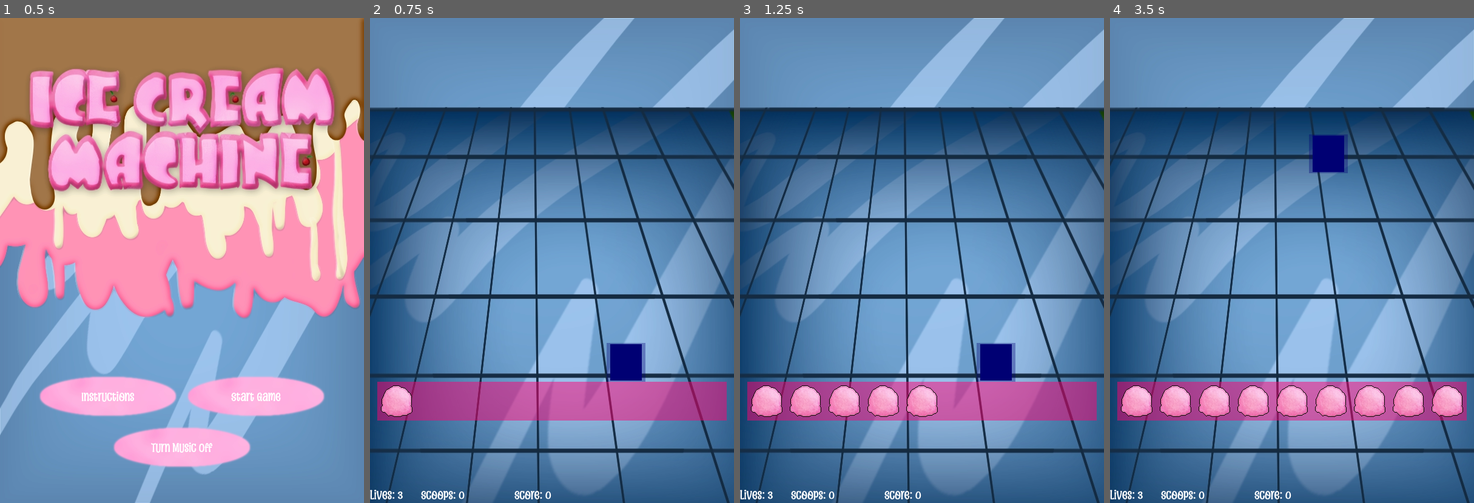
Above: before the commit, frames 1-4 (left to right).
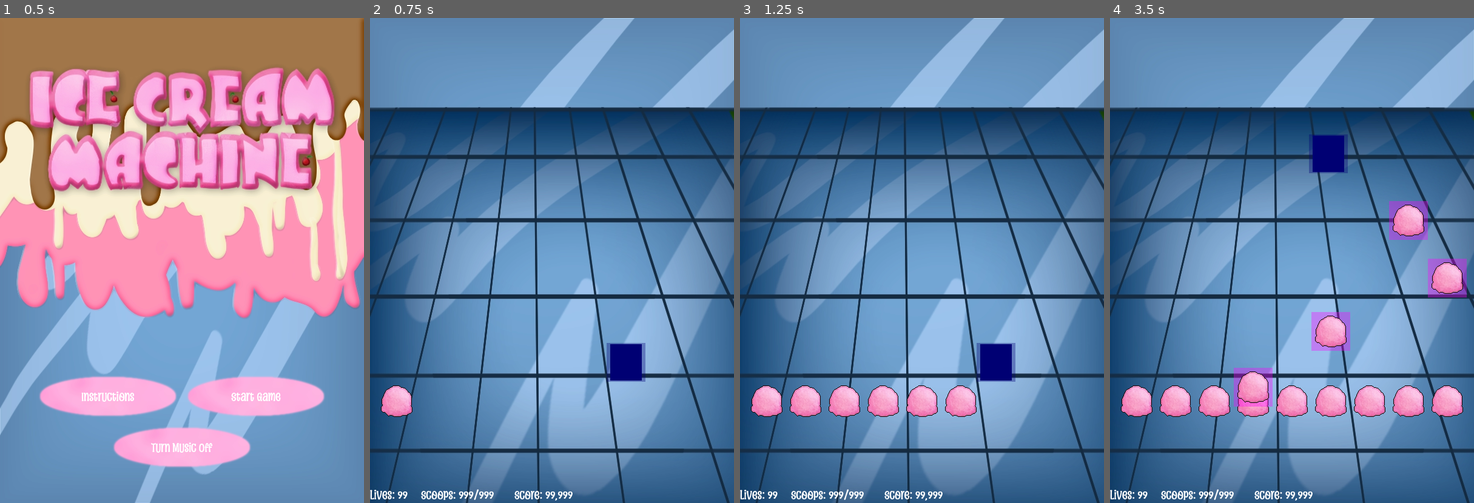
Above: after the commit, the same moments.

Repository: pjpollina/neo-icecream
Game: Godot game, scene res://menus/title.tscn
The game is run twice, just before and just after one commit, with the same random seed, the same clock (stepped at 60 frames per second) and the same inputs. Sound files missing from this copy of the repository are replaced by a short silence.
Inputs (mouse positions are in pixels of both pictures, inside the frame that each line leads up to):
- Up to frame 1 (0.5 s): no input
- Up to frame 2 (0.75 s): click "Start Game" at 0.5 s
- Up to frame 3 (1.25 s): no input
- Up to frame 4 (3.5 s): move the mouse to (1372, 236) at 1.27 s; click (1372, 236) at 1.42 s; tap Enter at 2 s; move the mouse to (1219, 284) at 2.02 s; click (1219, 284) at 2.17 s; move the mouse to (1328, 153) at 2.77 s; click (1328, 153) at 2.92 s

Frame 1 is identical in both runs. In frame 2, 7.4% of the frame differs, in the area x 2-98%, y 75-100%; in frame 3, 5.6%; in frame 4, 6.9%.

Commit message:
First chunk of cleanup done

Diff:
--- a/game/game.gd
+++ b/game/game.gd
@@ -1,9 +1,19 @@
 ## Main game class
 extends Node
 
+const scoop = preload("res://game/objects/scoop.tscn")
+
+## GAME STATE ########################################
+##
 var lives:  int  # The player's life count
 var score:  int  # Current score
 var dodges: int  # Scoops successfully dodged
+##
+## SHOOTER STATE #####################################
+##
+var loading:  int = 0       # State of loader (9 = Done)
+var shooting: bool = false  # Is shooter shooting?
+var last_shot: int = -1     # Most recent firing position
 
 # Initialize the state of the game
 func _ready():
@@ -11,19 +21,12 @@
   score = 0
   dodges = 0
 
-  $StatusMenu/Lives.text = "Lives: %d" % lives
-  $StatusMenu/Score.text = "Score: %d" % score
-  $StatusMenu/Scoops.text = "Scoops: %d" % dodges
-
-func _process(delta):
+func _process(_delta):
   $Player.position = $Player.get_global_mouse_position()
   $Player.translate(Vector2(-32, -32))
   $Player.position.x = clamp($Player.position.x, 0, 600-64)
   $Player.position.y = clamp($Player.position.y, 0, 600-64)
   $BonusPopup/Text.modulate.a = $BonusPopup/Timer.time_left
-
-  if loading: process_loader(delta)
-  else: process_shooter(delta)
 
 # Called when player is hit
 func _on_player_area_entered(area):
@@ -31,13 +34,7 @@
     clear_shots()
     lives -= 1
     Audio.play_sfx("splatter")
-
-    $StatusMenu/Lives.text = "Lives: %d" % lives
-
-    # Trigger a game over when the player is out of lives
-    if(lives < 1):
-      $Shooter.set_process(false)
-      get_tree().change_scene_to_file("res://menus/game_over.tscn")
+    update_status_menu()
 
 # Called after a projectile leaves the screen
 func _on_scoop_outta_here(topping):
@@ -53,87 +50,92 @@
 func _on_timer_timeout():
   $BonusPopup/Timer.stop()
 
+# Remove all shot instances from the holder
+func clear_shots() -> void:
+  for child in $Scoops.get_children():
+    child.queue_free()
+  shooting = false
+  $Shooter/ClearCooldown.start()
+
+## SHOOTER ###########################################
+##
+
+func _on_shot_cooldown_timeout():
+  if !shooting: return
+
+  # Slightly randomize cooldown for next shot
+  $Shooter/ShotCooldown.wait_time = 0.25 + randf_range(-0.5, 0.5)
+
+  # Randomly choose which position to fire from
+  var pos = randi_range(0, 8)
+
+  # Skip firing this cycle if it would repeat the previous position
+  if pos == last_shot:
+    last_shot = -1
+    return
+  else:
+    last_shot = pos
+
+  # Create the shot instance
+  var shot = scoop.instantiate()
+  shot.prepare(1.0, Scoop.Flavor.Strawberry)
+
+  # Put the shot in the right spot
+  shot.position = $Shooter/Positions.get_point_position(pos)
+  shot.translate($Shooter.position)
+
+  # FIRE!!!
+  $Scoops.add_child(shot)
+
+func _on_clear_cooldown_timeout():
+  # Trigger a game over when the player is out of lives
+  if(lives < 1):
+    Audio.play_sfx("ui_popup_show")
+    get_tree().change_scene_to_file("res://menus/game_over.tscn")
+
+  # Otherwise, resume
+  shooting = true
+  $Shooter/ClearCooldown.stop()
+
+## LOADER ############################################
+##
+
+func _on_load_delay_timeout():
+  # Remove the timer once loading is done
+  if(loading >= $Shooter/Positions.points.size()):
+    $Shooter/LoadDelay.queue_free()
+    show_level_popup()
+    return
+
+  # Load up the image
+  var sprite = $Shooter/Scoops/Base.duplicate()
+  sprite.position = $Shooter/Positions.points[loading]
+  $Shooter/Scoops.add_child(sprite)
+  sprite.show()
+
+  # Play the sound
+  Audio.play_sfx("loading_cone", 0.1)
+
+  # Increment
+  loading += 1
+
+## STATUS MENU #######################################
+##
+
+func update_status_menu():
+  $StatusMenu/Lives.text = "Lives: %d" % lives
+  $StatusMenu/Score.text = "Score: %d" % score
+  $StatusMenu/Scoops.text = "Scoops: %d" % dodges
+
+## LEVEL POPUP #######################################
+##
+
+func show_level_popup():
+  $LevelPopup.show()
+  Audio.play_sfx("ui_popup_show")
+
 func _on_level_popup_gui_input(event):
   if event as InputEventMouseButton:
     $LevelPopup.hide()
     Audio.play_sfx("ui_popup_hide")
-    prepare()
-
-const scoop = preload("res://game/objects/scoop.tscn")
-
-var firerate: float = 0.25  # Base time in seconds between shots
-var cooldown: float = -999  # Delta timer
-var last_shot: int = -1     # Most recent firing position
-
-# Where the magic happens
-func process_shooter(delta):
-  # Update the cooldown timer
-  cooldown += delta
-
-  # Where the fun begins
-  if cooldown > firerate:
-    cooldown = 0.0 + randf_range(-0.5, 0.0) # Slightly randomized
-
-    # Randomly choose which position to fire from
-    var pos = randi_range(0, 8)
-
-    # Skip firing this cycle if it would repeat the previous position
-    if pos == last_shot:
-      last_shot = -1
-      return
-    else:
-      last_shot = pos
-
-    # Create the shot instance
-    var shot = scoop.instantiate()
-    shot.prepare(1.0, Scoop.Flavor.Strawberry)
-
-    # Put the shot in the right spot
-    shot.position = $Shooter/Positions.get_point_position(pos)
-    shot.translate($Shooter.position)
-
-    # FIRE!!!
-    $Shooter/ShotHolder.add_child(shot)
-
-# Called to start and/or reset the shooter
-func prepare() -> void:
-  firerate  = 0.25
-  cooldown  = -1.5
-  last_shot = -1
-
-# Remove all shot instances from the holder
-func clear_shots() -> void:
-  for child in $Shooter/ShotHolder.get_children():
-    child.queue_free()
-  prepare()
-
-var index: int = 0
-var loading: bool = true
-
-var load_firerate: float = 0.1  # Cooldown between loads
-var load_cooldown: float = 0.0  # Delta timer
-
-func process_loader(delta):
-  # Update the cooldown timer
-  load_cooldown += delta
-
-  # Where the fun begins
-  if load_cooldown > load_firerate:
-    load_cooldown = 0.0
-
-    if(index >= $Shooter/Positions.points.size()):
-      loading = false
-      $LevelPopup.show()
-      Audio.play_sfx("ui_popup_show")
-      return
-
-    var sprite = $Shooter/LoadSequence/Sprite.duplicate()
-    #sprite.texture = $Sprite.texture
-    sprite.position = $Shooter/Positions.points[index]
-    #sprite.translate(get_parent().position)
-    $Shooter/Scoops.add_child(sprite)
-    sprite.show()
-
-    # Play the sound
-    Audio.play_sfx("loading_cone", 0.1)
-    index += 1
+    shooting = true
--- a/game/game.tscn
+++ b/game/game.tscn
@@ -54,24 +54,34 @@
 points = PackedVector2Array(0, 0, 64, 0, 128, 0, 192, 0, 256, 0, 320, 0, 384, 0, 448, 0, 512, 0)
 width = 0.0
 
-[node name="ShotHolder" type="Node" parent="Shooter"]
+[node name="Scoops" type="CanvasGroup" parent="Shooter"]
+
+[node name="Base" type="Sprite2D" parent="Shooter/Scoops"]
+visible = false
+texture = ExtResource("3_civih")
+centered = false
+region_enabled = true
+region_rect = Rect2(0, 0, 64, 64)
+
+[node name="LoadDelay" type="Timer" parent="Shooter"]
+wait_time = 0.1
+autostart = true
+
+[node name="ShotCooldown" type="Timer" parent="Shooter"]
+wait_time = 0.25
+autostart = true
+
+[node name="ClearCooldown" type="Timer" parent="Shooter"]
+wait_time = 1.5
 
 [node name="DebugVisual" type="Sprite2D" parent="Shooter"]
+visible = false
 self_modulate = Color(1, 0.717647, 0.443137, 0.498039)
 show_behind_parent = true
 texture = SubResource("PlaceholderTexture2D_4g51o")
 centered = false
 
-[node name="LoadSequence" type="Node" parent="Shooter"]
-
-[node name="Sprite" type="Sprite2D" parent="Shooter/LoadSequence"]
-visible = false
-texture = ExtResource("3_bj50m")
-centered = false
-region_enabled = true
-region_rect = Rect2(0, 0, 64, 64)
-
-[node name="Scoops" type="CanvasGroup" parent="Shooter"]
+[node name="Scoops" type="Node" parent="."]
 
 [node name="StatusMenu" type="HBoxContainer" parent="."]
 anchors_preset = 2
@@ -156,5 +166,8 @@
 texture = SubResource("PlaceholderTexture2D_ubhh4")
 
 [connection signal="area_entered" from="Player" to="." method="_on_player_area_entered"]
+[connection signal="timeout" from="Shooter/LoadDelay" to="." method="_on_load_delay_timeout"]
+[connection signal="timeout" from="Shooter/ShotCooldown" to="." method="_on_shot_cooldown_timeout"]
+[connection signal="timeout" from="Shooter/ClearCooldown" to="." method="_on_clear_cooldown_timeout"]
 [connection signal="timeout" from="BonusPopup/Timer" to="." method="_on_timer_timeout"]
 [connection signal="gui_input" from="LevelPopup" to="." method="_on_level_popup_gui_input"]
Not shown: 1 places in game/game.tscn that only renumber resources
